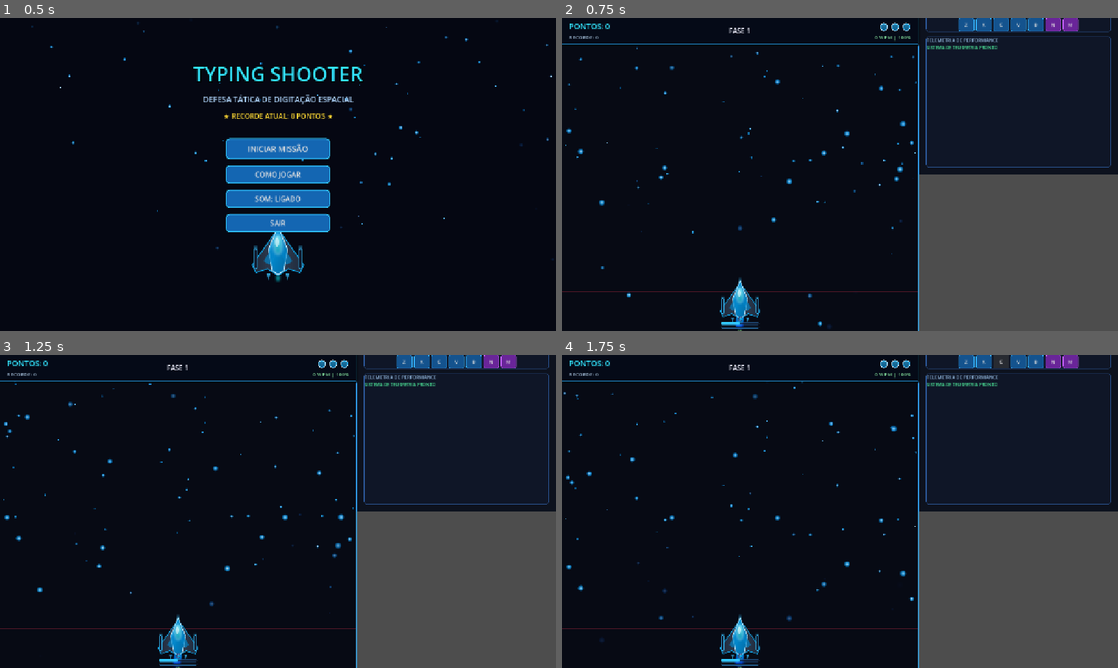
Above: before the commit, frames 1-4 (two rows, left to right).
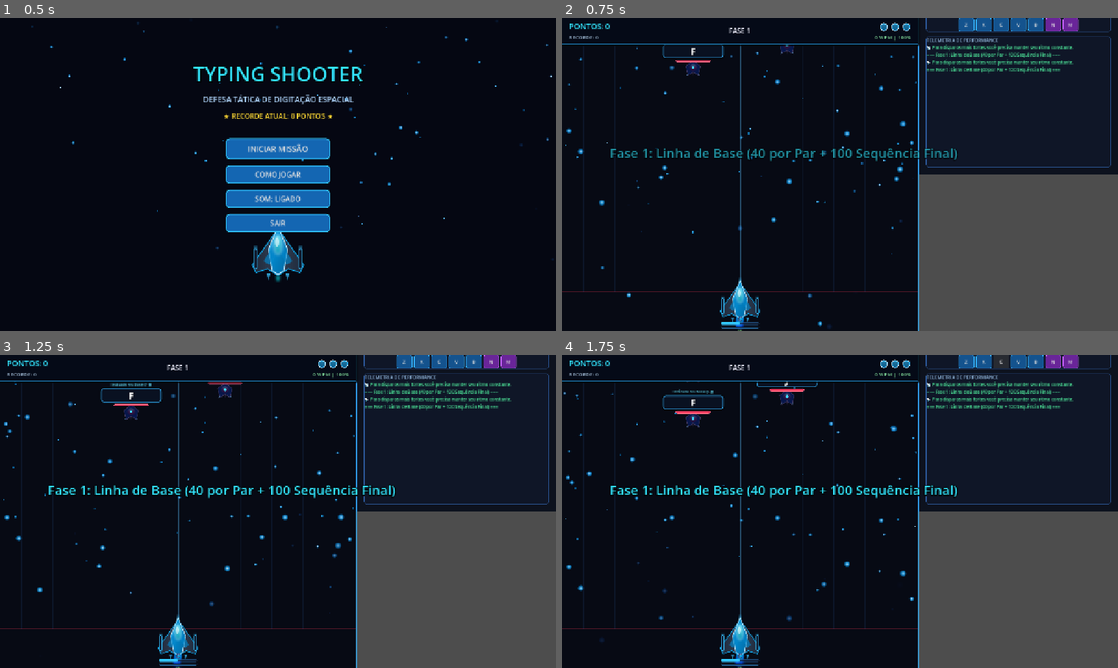
Above: after the commit, the same moments.

Repository: Germano123/aqueleprof-typing-shooter
Game: Godot game, scene res://scenes/main_menu.tscn
The game is run twice, just before and just after one commit, with the same random seed, the same clock (stepped at 60 frames per second) and the same inputs.
Inputs:
- Up to frame 1 (0.5 s): no input
- Up to frame 2 (0.75 s): click "INICIAR MISSÃO" at 0.5 s
- Up to frame 3 (1.25 s): no input
- Up to frame 4 (1.75 s): click "C" at 1.25 s

Frame 1 is identical in both runs. In frame 2, 2.2% of the frame differs, in the area x 8-92%, y 8-84%; in frame 3, 2.5%; in frame 4, 2.6%.
Error before the commit: Parse Error: Expected ":" or "when" after "match" patterns. (res://scripts/game.gd:174)

Commit message:
fix: corrigir sintaxe do match no game.gd e metodos no typing_panel.gd

Diff:
--- a/scripts/game.gd
+++ b/scripts/game.gd
@@ -128,6 +128,7 @@
 	defeated_wave_enemies = 0
 	wave_enemies_remaining = total_wave_enemies
 
+	player.update_wave_progress(0, total_wave_enemies)
 	typing_panel.update_wave_progress(0, total_wave_enemies, current_wave)
 	typing_metrics.start_wave(current_wave)
 
@@ -171,6 +172,7 @@
 	typing_panel.add_log("=== %s ===" % banner_text)
 
 	match current_wave:
+		1:
 			typing_panel.set_computer_message("Para disparos mais fortes você precisa manter seu ritmo constante.")
 		2:
 			typing_panel.set_computer_message("Alerta! Próxima horda está a caminho.", true)
@@ -400,7 +402,6 @@
 	if flow_state == "FRENESI":
 		typing_panel.set_computer_message("Ritmo frenético! Invasores aproximam-se com frequência ampliada.", true)
 	elif flow_state == "RECUPERAÇÃO":
-	elif flow_state == "RECUPERAÇÃO":
 		typing_panel.set_computer_message("Modo recuperação ativado: cadência reduzida para reorganização.")
 	elif flow_state == "ACELERADO":
 		typing_panel.set_computer_message("Excelente sequência! O fluxo de combate está acelerando.")
@@ -463,14 +464,17 @@
 
 func _maintain_enemy_density() -> void:
 	if is_game_over or is_wave_transition:
+		return
 	var stagger_step: float = 0.0
 	while _get_active_enemy_count() < MIN_ON_SCREEN_ENEMIES and not wave_queue.is_empty():
 		_spawn_enemy(stagger_step)
 		stagger_step += 25.0
 
+func _on_enemy_word_completed(enemy: EnemyWord) -> void:
 	var pts: int = ScoreManager.register_word_destroyed(enemy.full_word.length(), 1.0 + (current_wave * 0.1))
 	wave_enemies_remaining = maxi(0, wave_enemies_remaining - 1)
 	defeated_wave_enemies += 1
+	player.update_wave_progress(defeated_wave_enemies, total_wave_enemies)
 	typing_panel.update_wave_progress(defeated_wave_enemies, total_wave_enemies, current_wave)
 
 	if explosion_scene:
@@ -504,6 +508,7 @@
 func _on_enemy_reached_bottom(enemy: EnemyWord) -> void:
 	wave_enemies_remaining = maxi(0, wave_enemies_remaining - 1)
 	defeated_wave_enemies += 1
+	player.update_wave_progress(defeated_wave_enemies, total_wave_enemies)
 	typing_panel.update_wave_progress(defeated_wave_enemies, total_wave_enemies, current_wave)
 
 	if explosion_scene:
--- a/scripts/typing_panel.gd
+++ b/scripts/typing_panel.gd
@@ -109,3 +109,10 @@
 
 	if log_label:
 		log_label.text = "\n".join(recent_logs)
+
+func update_wave_progress(_current_count: int, _total_count: int, _wave_num: int = 1) -> void:
+	pass
+
+func set_computer_message(msg: String, is_alert: bool = false) -> void:
+	var prefix: String = "⚠️ " if is_alert else "📡 "
+	add_log(prefix + msg)
